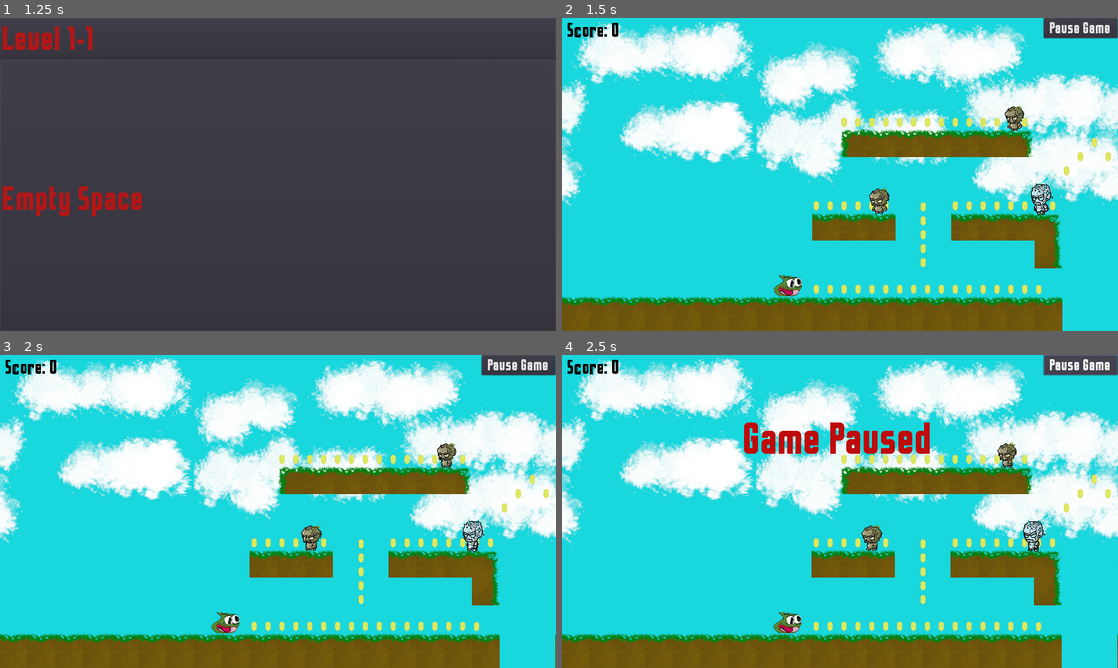
Above: before the commit, frames 1-4 (two rows, left to right).
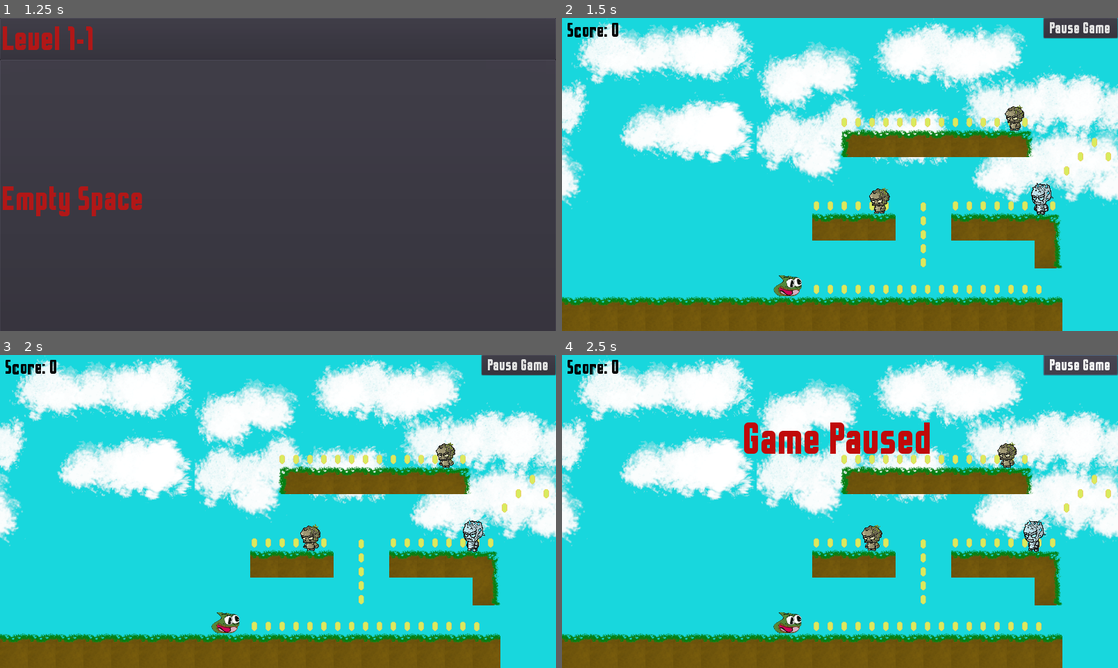
Above: after the commit, the same moments.

Repository: cbenally183/Test-Game
Game: Godot game, scene res://Menu.tscn
Same seed, same stepped clock (60 frames per second), same inputs: the game is played once before the commit and once after it.
Inputs:
- Up to frame 1 (1.25 s): click "Untitled Game" at 0.5 s
- Up to frame 2 (1.5 s): click "Level 1-1" at 1.25 s
- Up to frame 3 (2 s): no input
- Up to frame 4 (2.5 s): click "Pause Game" at 2 s

Frame 1 is identical in both runs. In frame 2, 0.7% of the frame differs, in the area x 0-99%, y 1-92%; in frame 3, 1.7%, in the area x 0-100%, y 0-100%; in frame 4, 1.6%.

Commit message:
tiles

Diff:
--- a/World.tscn
+++ b/World.tscn
@@ -1112,7 +1112,7 @@
 position = Vector2( 720.175, 280 )
 scale = Vector2( 0.166982, 0.164938 )
 frames = SubResource( 5 )
-frame = 18
+frame = 17
 playing = true
 
 [node name="CollisionShape2D2" type="CollisionShape2D" parent="enemies/5Head"]
@@ -1134,7 +1134,7 @@
 position = Vector2( 148, 81.2227 )
 scale = Vector2( 0.13177, 0.13505 )
 frames = SubResource( 5 )
-frame = 6
+frame = 5
 playing = true
 
 [node name="CollisionShape2D2" type="CollisionShape2D" parent="enemies/5Head2"]
@@ -1156,7 +1156,6 @@
 position = Vector2( -224.086, 96.738 )
 scale = Vector2( 0.126852, 0.103998 )
 frames = SubResource( 7 )
-frame = 8
 playing = true
 
 [node name="CollisionShape2D" type="CollisionShape2D" parent="enemies/Billy"]
@@ -1179,7 +1178,6 @@
 position = Vector2( 87.2688, -90 )
 scale = Vector2( 0.119923, 0.100888 )
 frames = SubResource( 7 )
-frame = 8
 playing = true
 
 [node name="CollisionShape2D" type="CollisionShape2D" parent="enemies/Billy2"]
@@ -1249,7 +1247,7 @@
 [node name="TileMap" type="TileMap" parent="."]
 tile_set = SubResource( 21 )
 format = 1
-tile_data = PoolIntArray( -262133, 0, 0, -262132, 2, 0, -196597, 4, 0, -196596, 6, 0, -131061, 4, 0, -131060, 6, 0, -5, 0, 0, -4, 1, 0, -3, 1, 0, -2, 1, 0, -1, 1, 0, -65536, 1, 0, -65535, 2, 0, -65531, 0, 0, -65530, 1, 0, -65529, 1, 0, -65528, 1, 0, -65527, 1, 0, -65526, 1, 0, -65525, 5, 0, -65524, 6, 0, 65556, 0, 0, 65557, 1, 0, 65558, 1, …(2480 unchanged characters)…
+tile_data = PoolIntArray( -262133, 0, 0, -262132, 2, 0, -196597, 4, 0, -196596, 6, 0, -196594, 1, 0, -196593, 1, 0, -196592, 1, 0, -196591, 1, 0, -196588, 0, 0, -196587, 1, 0, -196586, 1, 0, -196585, 1, 0, -196584, 2, 0, -131061, 4, 0, -131060, 6, 0, -131052, 4, 0, -131051, 5, 0, -131050, 5, 0, -131049, 5, 0, -131048, 6, 0, -5, 0, 0, -4, 1, 0, -3, 1, 0, -2, 1, 0, -1, 1, 0, -65536, 1, 0, -65535, 2, 0, -65531, 0, 0, -65530, 1, 0, -65529, 1, 0, -65528, 1, 0, -65527, 1, 0, -65526, 1, 0, -65525, 5, 0, -65524, 6, 0, 14, 1, 0, 15, 1, 0, 16, 1, 0, 17, 1, 0, 31, 1, 0, 32, 1, 0, 33, 1, 0, 34, 1, 0, 35, 1, 0, 36, 1, 0, 65556, 0, 0, 65557, 1, 0, 65558, 1, …(2480 unchanged characters)…
 __meta__ = {
 "_edit_lock_": true
 }
